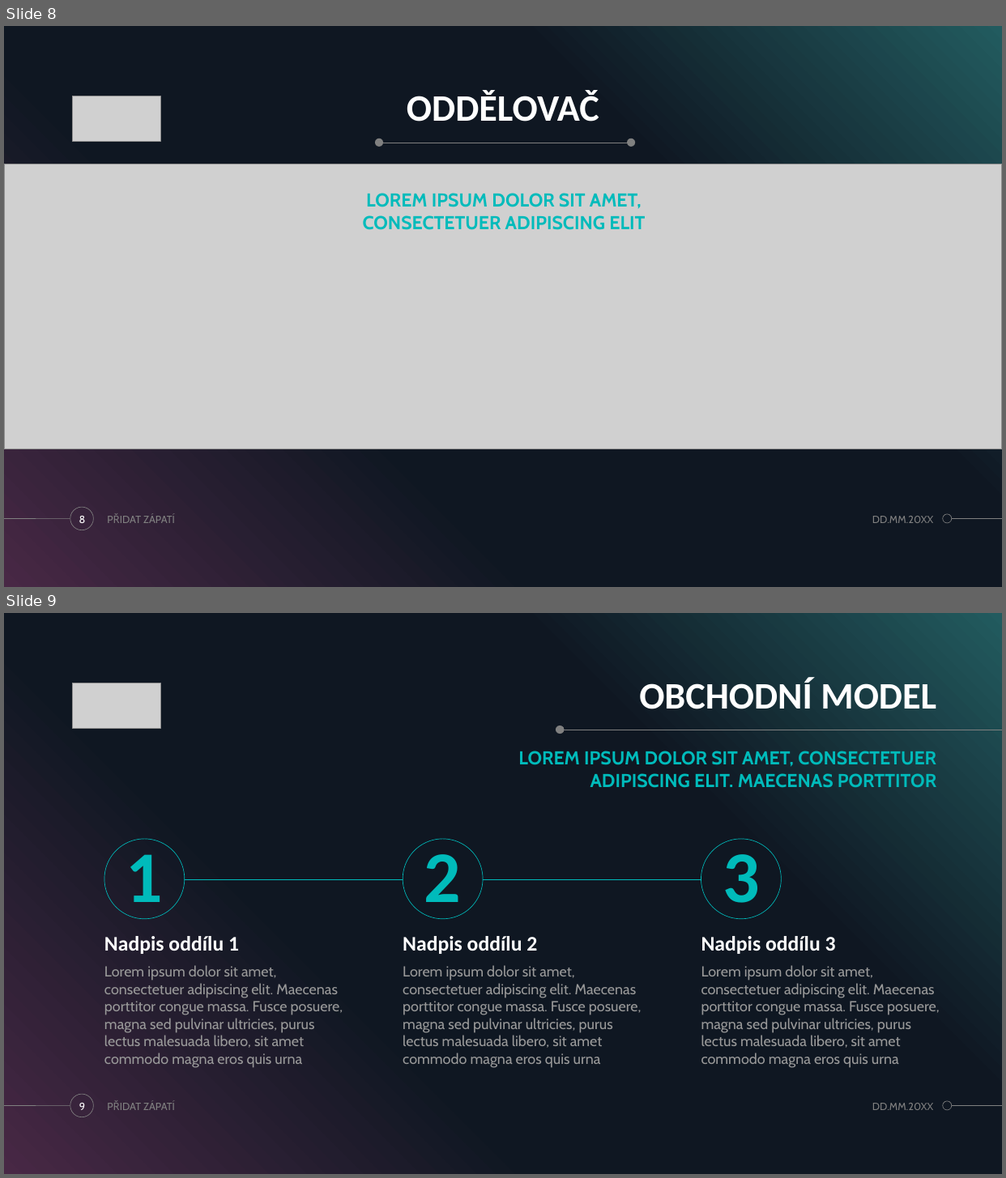
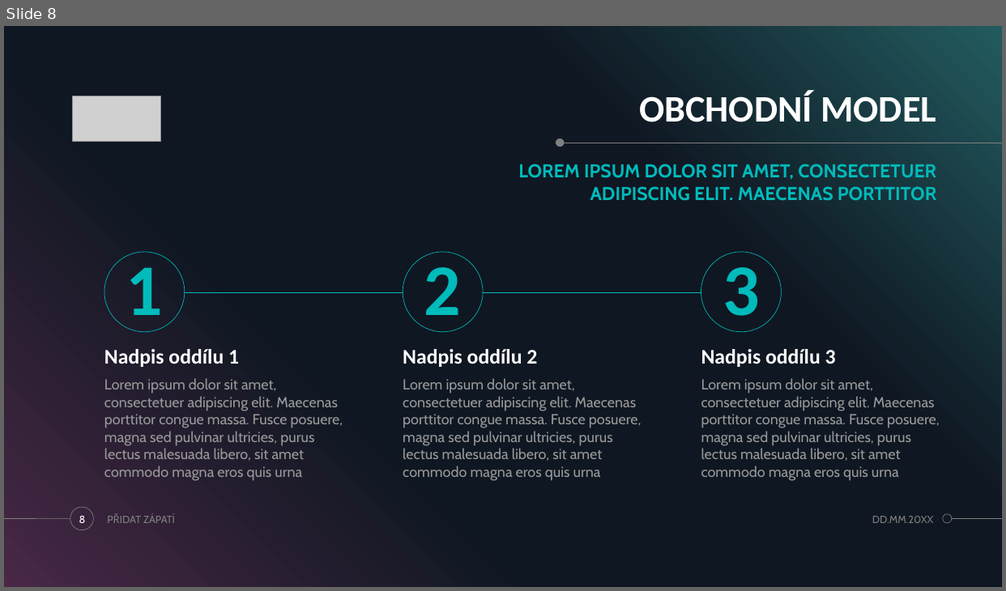
Before and after one commit to OpecenaPalacinka/UUR, a slide deck: Casomira/Prezentace casomiry.pptx. Shown one above the other, each under a label of ours: slides 8 and 9 before the commit, slide 8 after it. The pictures are 1006x1178 and 1006x591 pixels, drawn with LibreOffice and Linux fonts; fonts in the diff are those of the drawing; grey boxes stand for pictures. Boxes give left, top, right and bottom in pixels: in the first picture for what was removed or moved away, otherwise in the second. Text is boxed around its words. In the diff, an @@ line names an element or a change of style, - is before the commit and + after.

```diff
--- a/Casomira/Prezentace casomiry.pptx
+++ b/Casomira/Prezentace casomiry.pptx
@@ slide 8 removed at <box>4,26,1002,587</box>, background #000000; not listed: 5 template elements that a slide beside it also shows @@
@@ picture removed at <box>72,96,160,141</box> @@
@@ title removed at <box>407,90,599,122</box> @@
-ODDĚLOVAČ
@@ ellipse removed at <box>375,139,384,147</box> @@
@@ line removed from (376, 143) to (629, 143) @@
@@ ellipse removed at <box>627,139,635,147</box> @@
@@ picture removed at <box>4,164,1002,450</box> @@
@@ text removed at <box>363,193,645,230</box> @@
-LOREM IPSUM DOLOR SIT AMET, CONSECTETUER ADIPISCING ELIT
@@ page number removed at <box>79,516,86,523</box> @@
-8
@@ text removed at <box>143,514,175,523</box> @@
-PŘIDAT ZÁPATÍ
@@ text removed at <box>872,516,933,523</box> @@
-DD.MM.20XX
@@ what was slide 9 is now slide 8 @@
@@ page number at <box>79,516,86,523</box>: text changed @@
-9
+8
```
Also in this commit, not shown: 7 slides added, 7 other slides removed, 2 other files.
